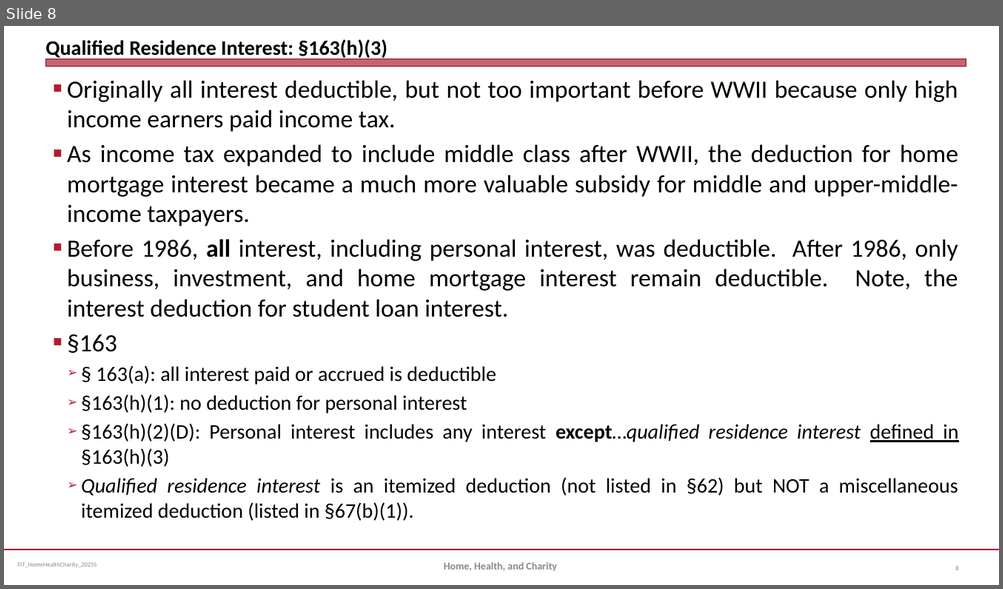
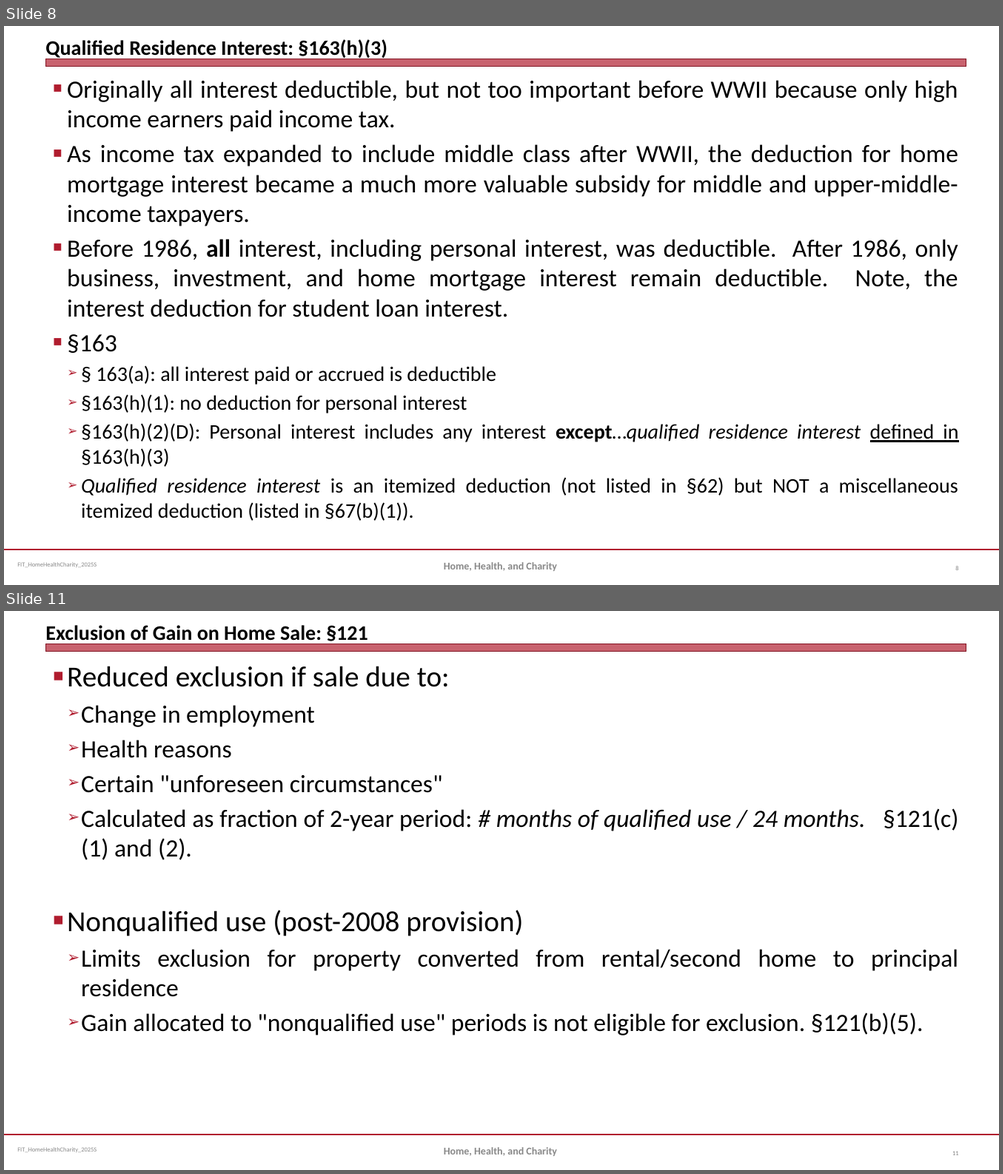
Before and after one commit to jmc877/Fed-Income-Tax, a slide deck: slides/FIT_HomeHealthCharity_2025S.pptx. Shown one above the other, each under a label of ours: slide 8 before the commit, slides 8 and 11 after it; the slides between them are not shown. The pictures are 1003x589 and 1003x1174 pixels, drawn with LibreOffice and Linux fonts; fonts in the diff are those of the drawing. Boxes give left, top, right and bottom in pixels: in the first picture for what was removed or moved away, otherwise in the second. Text is boxed around its words. In the diff, an @@ line names an element or a change of style, - is before the commit and + after.

```diff
--- a/slides/FIT_HomeHealthCharity_2025S.pptx
+++ b/slides/FIT_HomeHealthCharity_2025S.pptx
@@ slide 11 added at [4, 611, 999, 1170], background #FFFFFF; not listed: 3 template elements that a slide beside it also shows @@
@@ title added at [45, 625, 368, 645], 20 pt, text #000000, bold @@
+Exclusion of Gain on Home Sale: §121
@@ text added at [67, 666, 958, 1036], 24 pt, text #000000 @@
+■ Reduced exclusion if sale due to:
+  ➢ Change in employment
+  ➢ Health reasons
+  ➢ Certain "unforeseen circumstances"
+  ➢ Calculated as fraction of 2-year period: # months of qualified use / 24 months. §121(c)(1) and (2).
+■ Nonqualified use (post-2008 provision)
+  ➢ Limits exclusion for property converted from rental/second home to principal residence
+  ➢ Gain allocated to "nonqualified use" periods is not eligible for exclusion. §121(b)(5).
@@ text added at [444, 1147, 557, 1156], 10 pt, text #898989, bold @@
+Home, Health, and Charity
@@ page number added at [952, 1151, 959, 1156], 6 pt, text #808080 @@
+11
```
Also in this commit, not shown: 1 slide changed, 2 other slides added.
